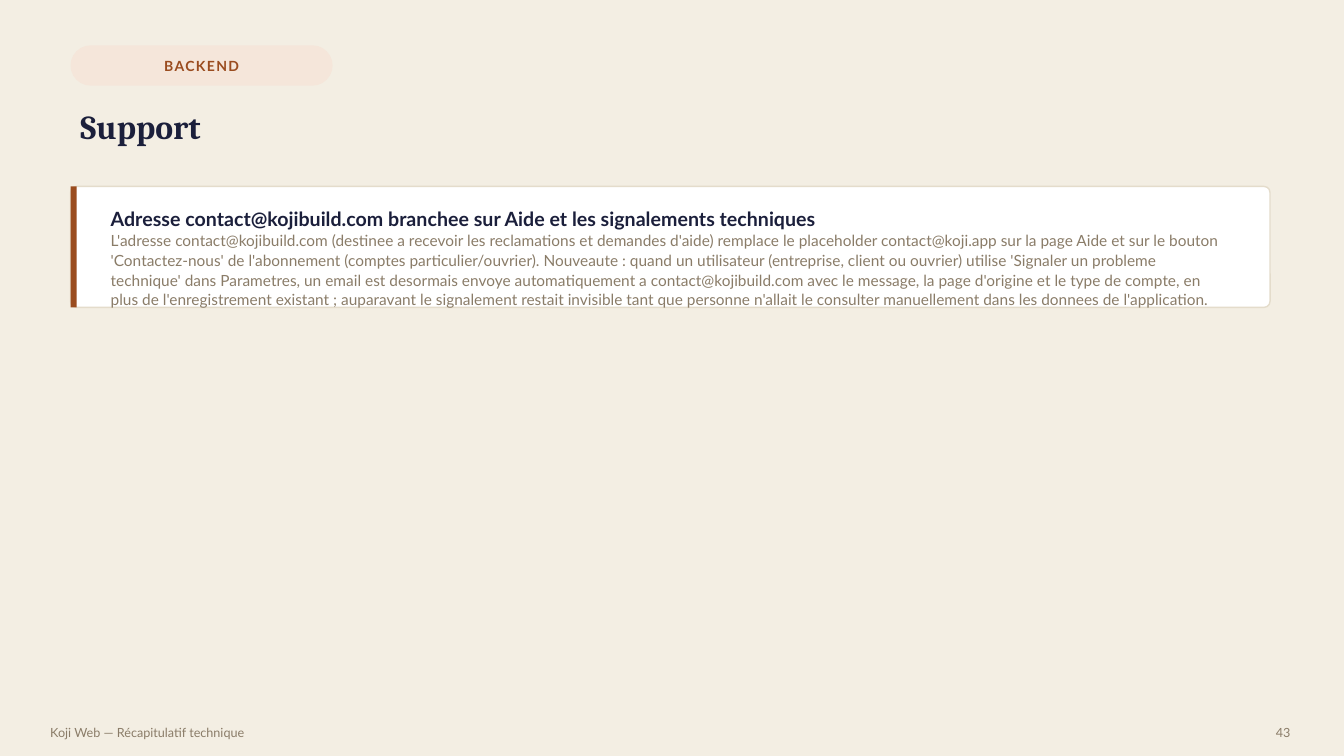
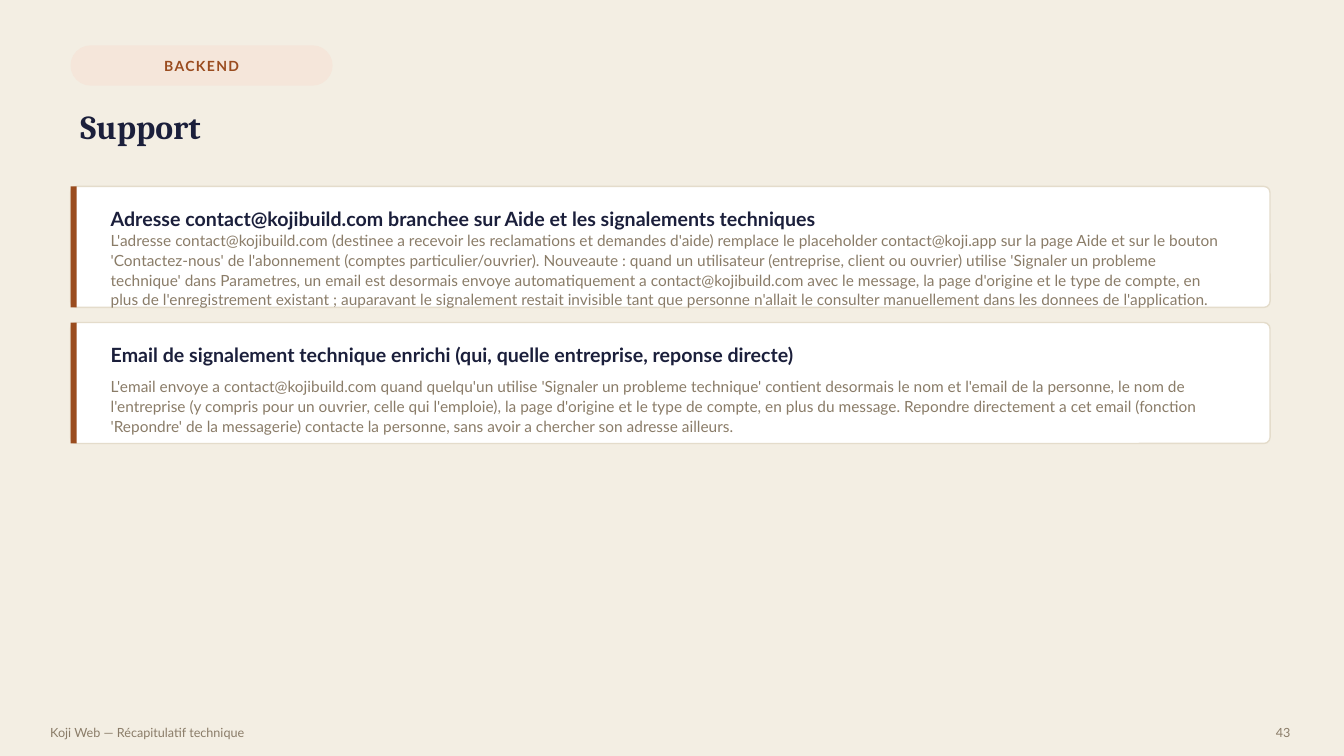
Before and after one commit to bouhouchimira-prog/web-app-Koji, a slide deck: slide 43 of docs/manager-recap/Recap-Koji-Manager.pptx. Drawn at 1344x756 pixels with LibreOffice and Linux fonts; fonts in the diff are those of the drawing. Boxes give left, top, right and bottom in pixels: in the first picture for what was removed or moved away, otherwise in the second. Text is boxed around its words. In the diff, an @@ line names an element or a change of style, - is before the commit and + after.

```diff
--- a/docs/manager-recap/Recap-Koji-Manager.pptx
+++ b/docs/manager-recap/Recap-Koji-Manager.pptx
@@ rounded rectangle added at box(71, 323, 1270, 444), fill #FFFFFF, outline #E4DCCB 1 pt @@
@@ rectangle added at box(71, 323, 77, 444), fill #9A4C1F @@
@@ text added at box(111, 347, 794, 366), 14 pt, text #1B1F3B, bold @@
+Email de signalement technique enrichi (qui, quelle entreprise, reponse directe)
@@ text added at box(111, 380, 1196, 435), 11 pt, text #8A7C68 @@
+L'email envoye a contact@kojibuild.com quand quelqu'un utilise 'Signaler un probleme technique' contient desormais le nom et l'email de la personne, le nom de l'entreprise (y compris pour un ouvrier, celle qui l'emploie), la page d'origine et le type de compte, en plus du message. Repondre directement a cet email (fonction 'Repondre' de la messagerie) contacte la personne, sans avoir a chercher son adresse ailleurs.
```
Also in this commit, not shown: 2 other slides changed, 9 other files.
